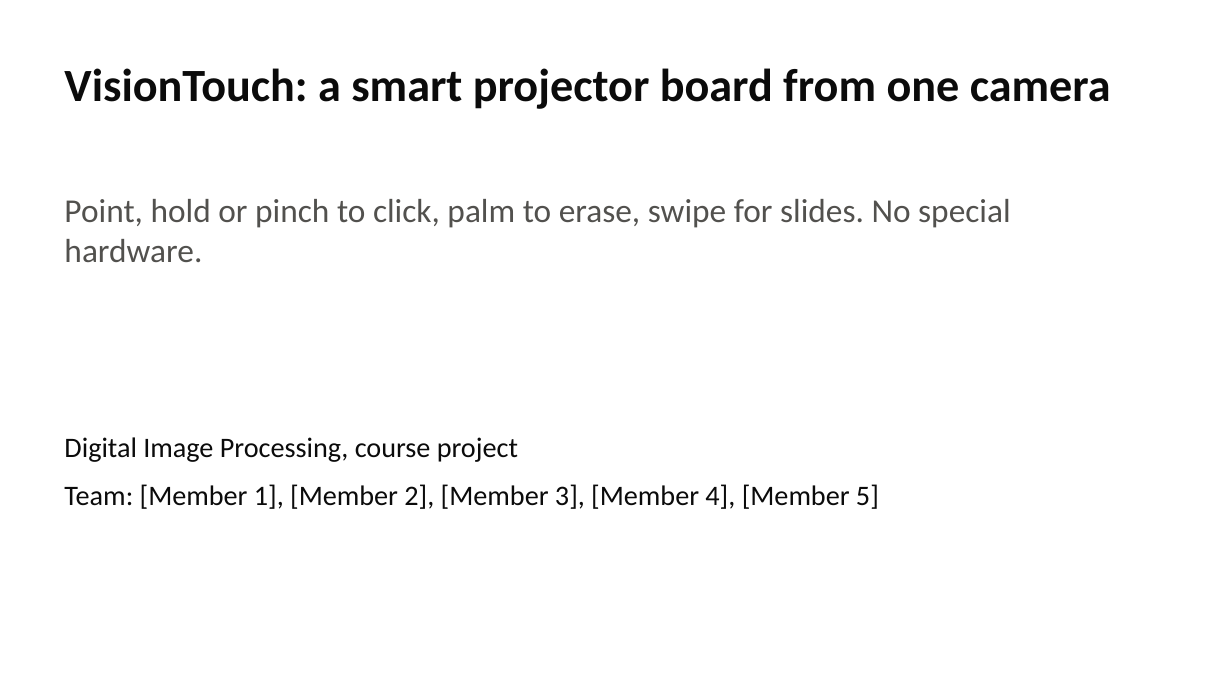
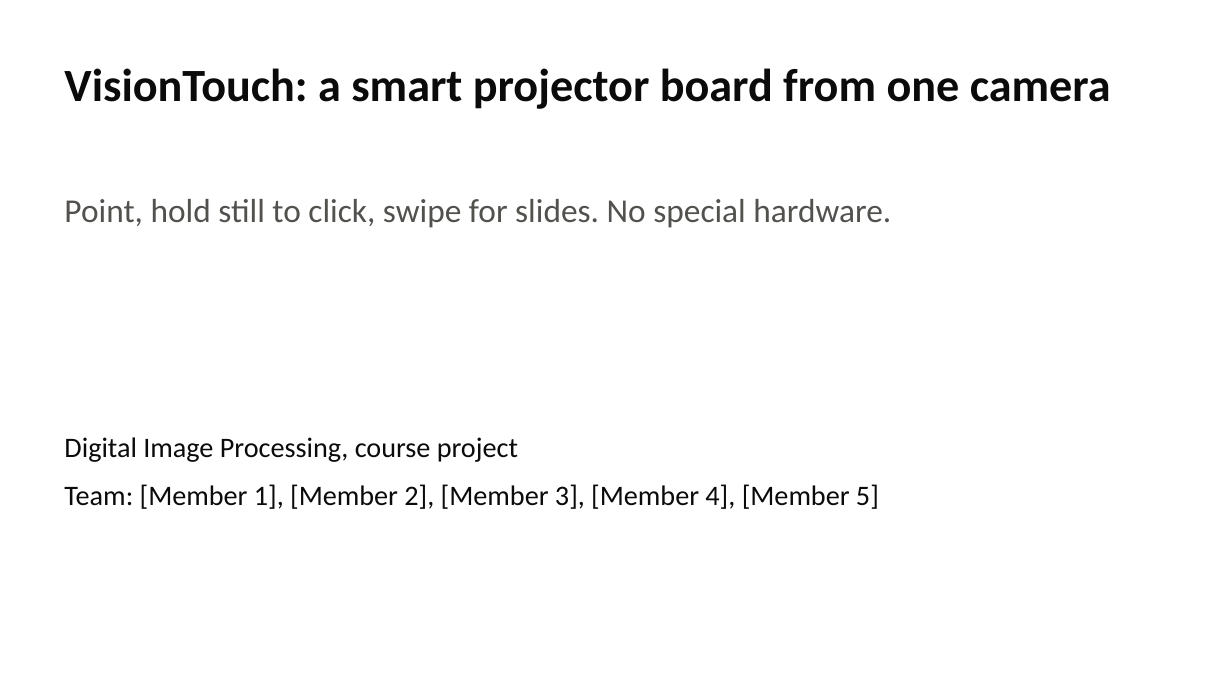
Before and after one commit to jweaker/visiontouch, a slide deck: slide 1 of docs/slides/VisionTouch.pptx. Drawn at 1232x693 pixels with LibreOffice and Linux fonts; fonts in the diff are those of the drawing. Boxes give left, top, right and bottom in pixels: in the first picture for what was removed or moved away, otherwise in the second. Text is boxed around its words. In the diff, an @@ line names an element or a change of style, - is before the commit and + after.

```diff
--- a/docs/slides/VisionTouch.pptx
+++ b/docs/slides/VisionTouch.pptx
@@ text at (x1=64, y1=199, x2=891, y2=228): text changed @@
-Point, hold or pinch to click, palm to erase, swipe for slides. No special hardware.
+Point, hold still to click, swipe for slides. No special hardware.
```
Also in this commit, not shown: 2 other slides changed, 30 other files.
